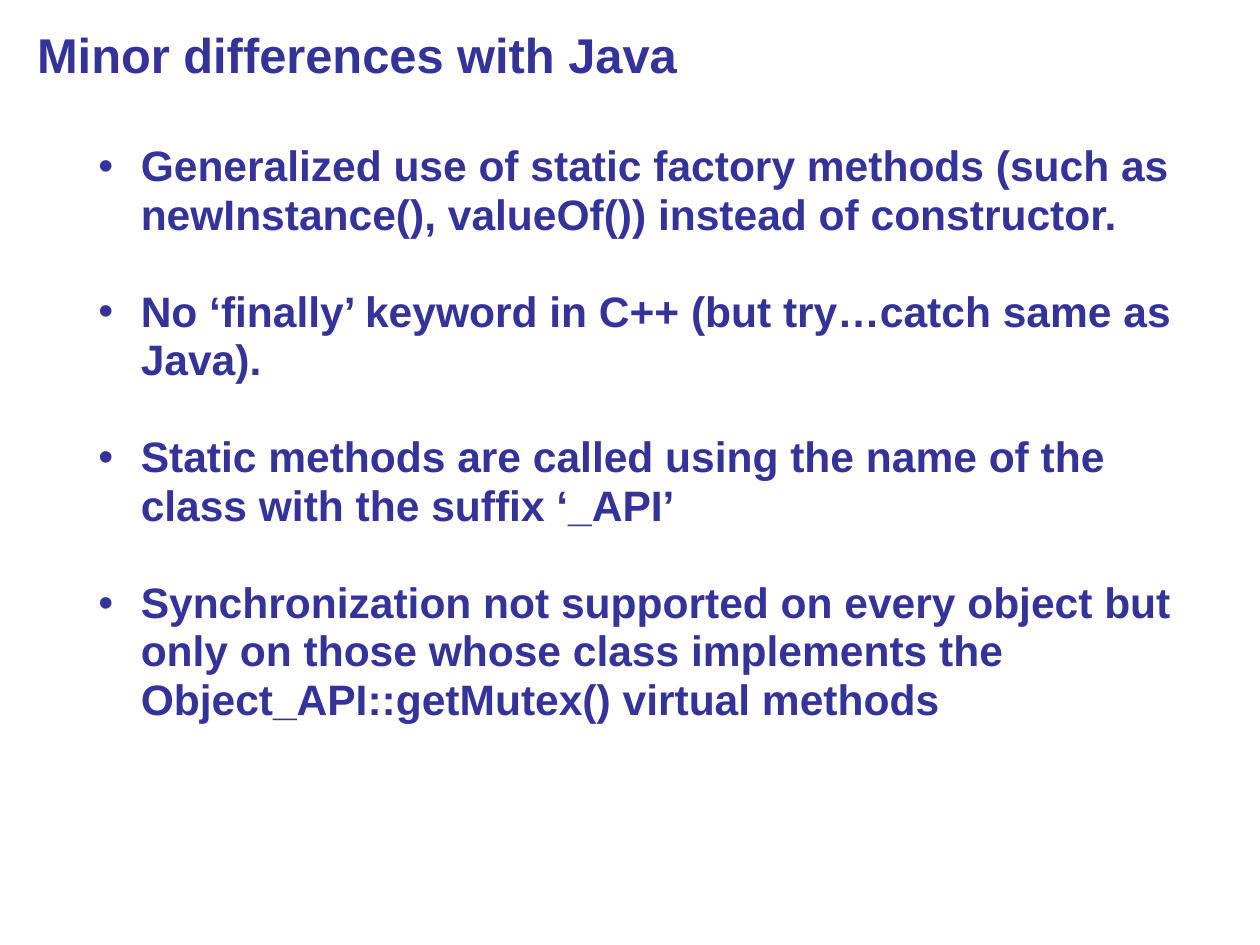
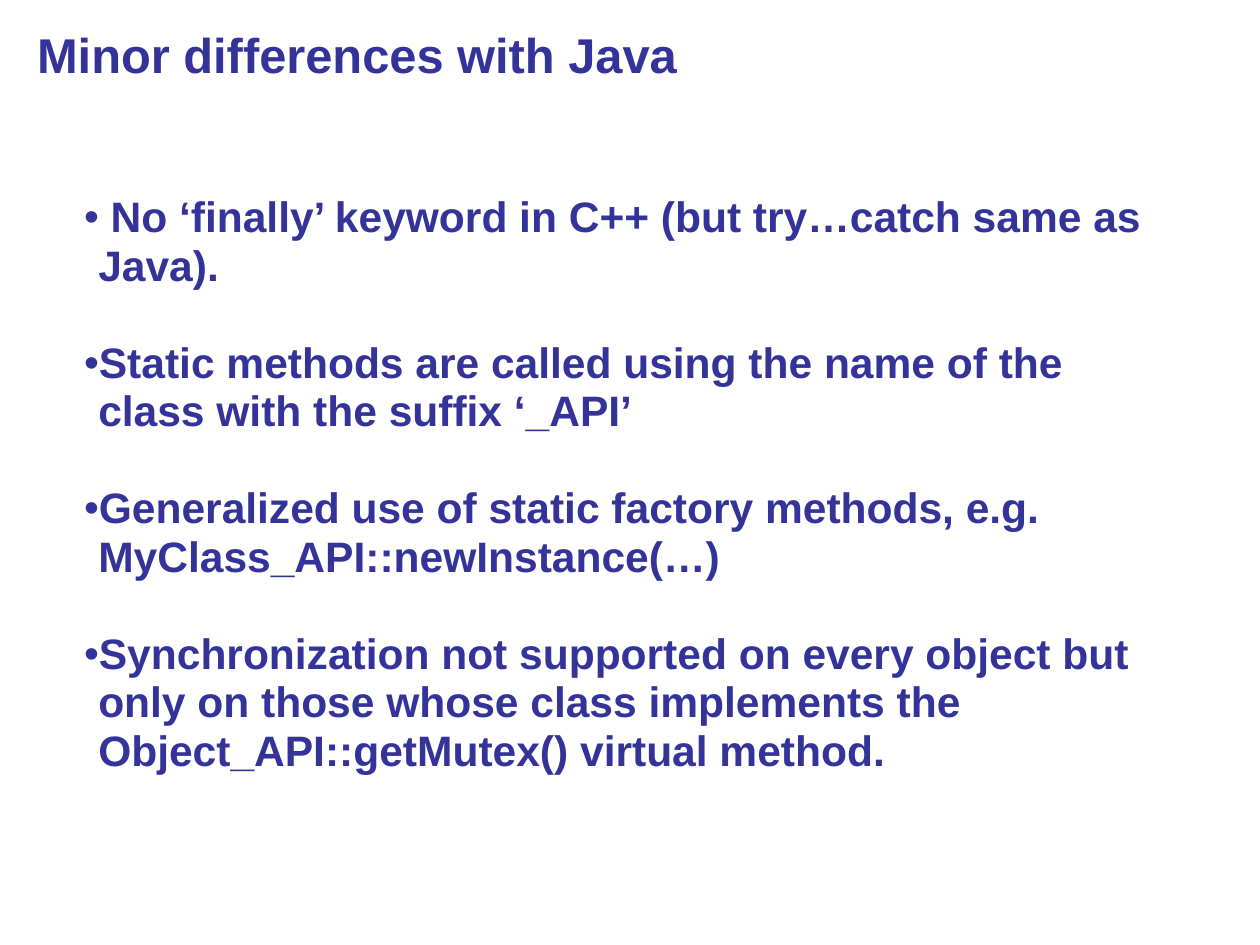
Before and after one commit to javolution/javolution, a slide deck: slide 11 of javolution/src/site/doc/Javolution_Cpp_Overview.ppt. Drawn at 1260x945 pixels with LibreOffice and Linux fonts; fonts in the diff are those of the drawing; background and template pictures are left out. Boxes give left, top, right and bottom in pixels: in the first picture for what was removed or moved away, otherwise in the second. Text is boxed around its words. In the diff, an @@ line names an element or a change of style, - is before the commit and + after.

```diff
--- a/javolution/src/site/doc/Javolution_Cpp_Overview.ppt
+++ b/javolution/src/site/doc/Javolution_Cpp_Overview.ppt
@@ subtitle at (141,150,1168,238): paragraph removed @@
-  • Generalized use of static factory methods (such as newInstance(), valueOf()) instead of constructor.
@@ subtitle at (98,201,1140,431): indent changed @@
@@ subtitle at (98,492,1128,774): text changed @@
-  • Synchronization not supported on every object but only on those whose class implements the Object_API::getMutex() virtual methods
+  • Generalized use of static factory methods, e.g. MyClass_API::newInstance(…)
+  • Synchronization not supported on every object but only on those whose class implements the Object_API::getMutex() virtual method.
```
Also in this commit, not shown: 6 other slides changed, 1 other file.
